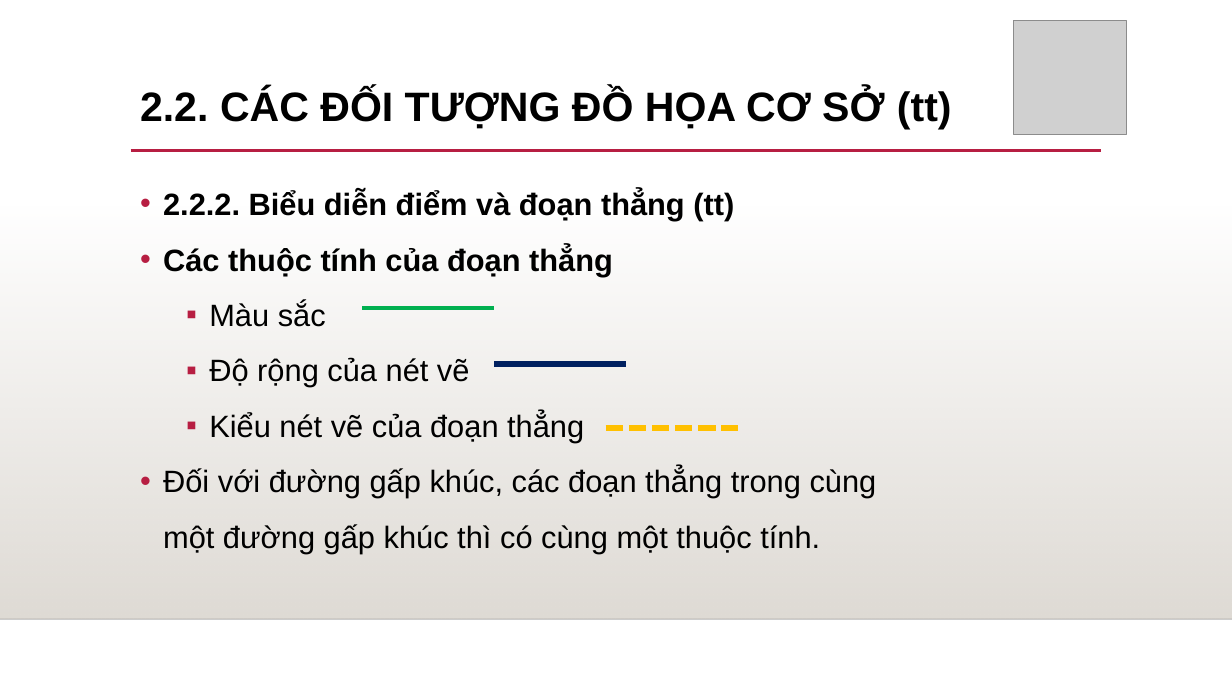
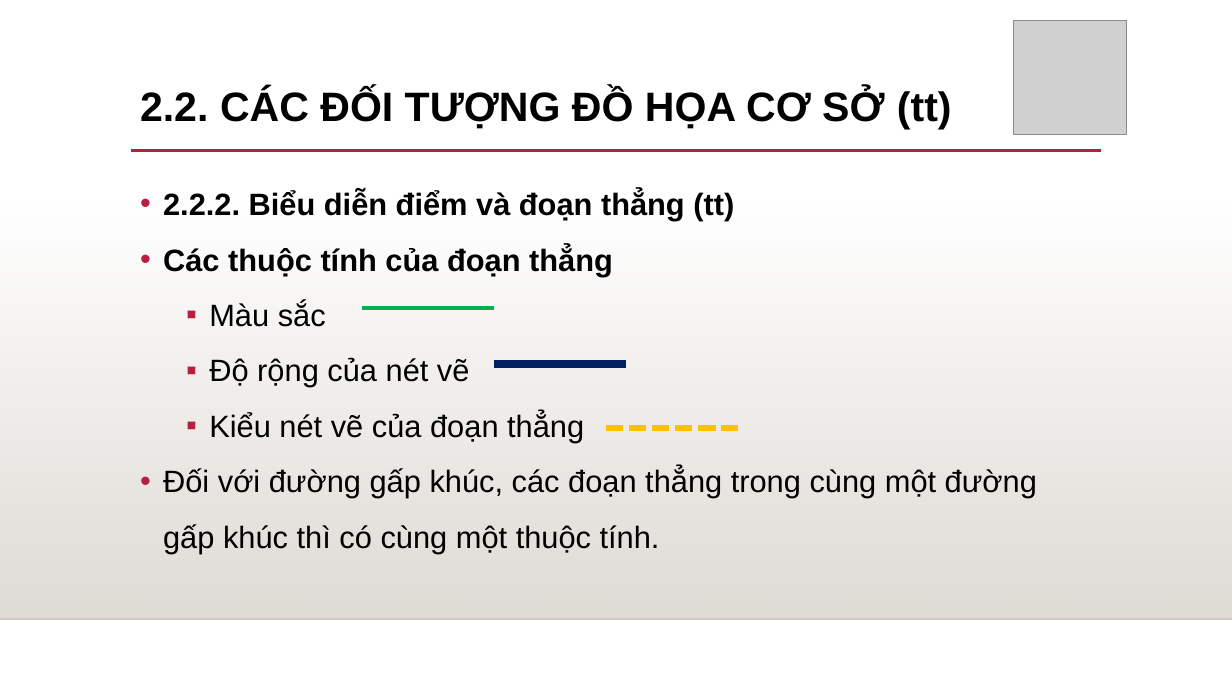
Before and after one commit to thinhdoanvu/ComputerGraphics, a slide deck: slide 10 of GiangThu_2019.pptx. Drawn at 1232x693 pixels with LibreOffice and Linux fonts; fonts in the diff are those of the drawing; grey boxes stand for pictures; background and template pictures are left out. Boxes give left, top, right and bottom in pixels: in the first picture for what was removed or moved away, otherwise in the second. Text is boxed around its words. In the diff, an @@ line names an element or a change of style, - is before the commit and + after.

```diff
--- a/GiangThu_2019.pptx
+++ b/GiangThu_2019.pptx
@@ text "2.2.2. Biểu diễn điểm và ..." rewrapped from (163,191,877,553) to (163,191,1037,553) @@
```
Also in this commit, not shown: 7 other slides changed.
